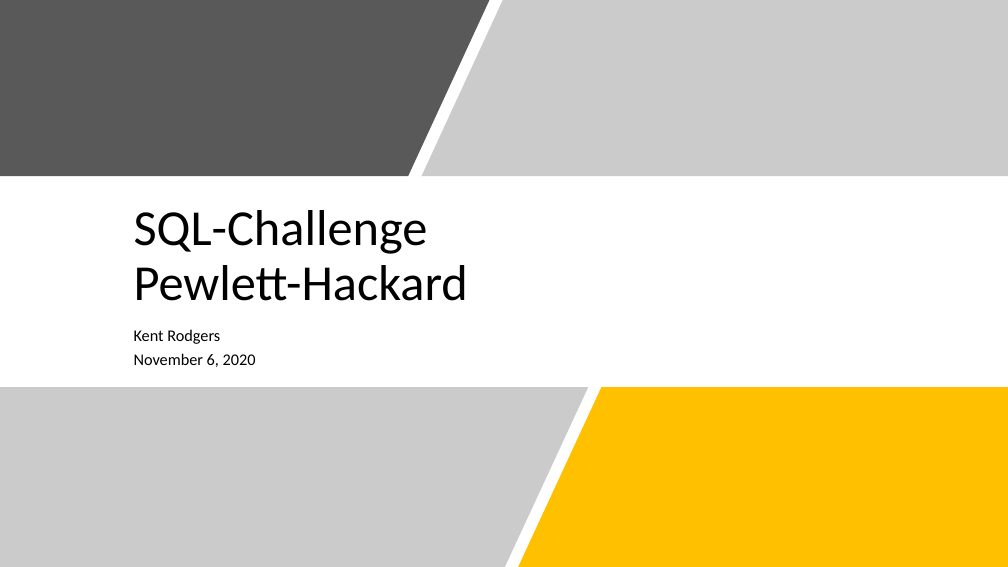
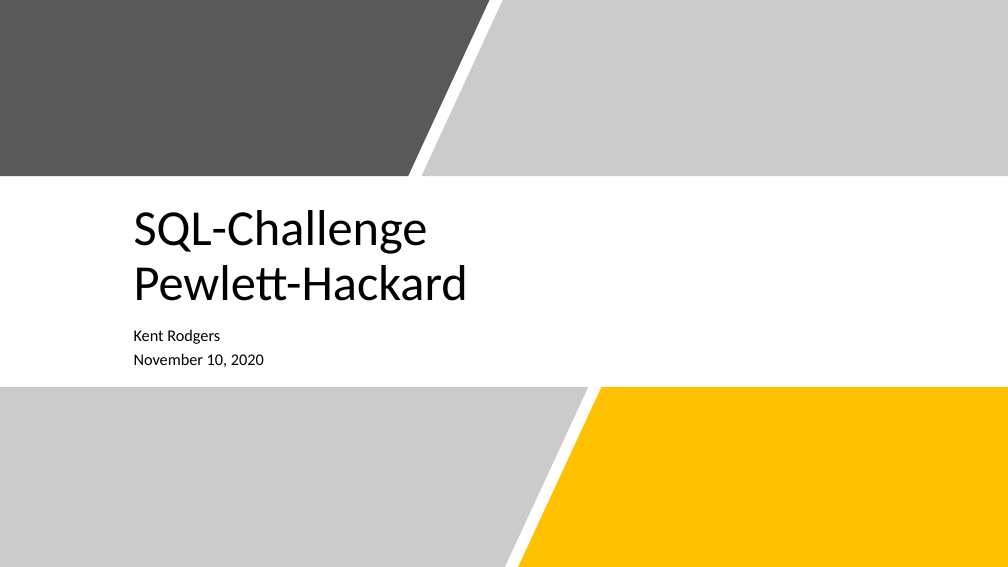
Before and after one commit to rodgerskent/sql-challenge, a slide deck: slide 1 of Rodgers_Pitchbook_PewlettHackard.pptx. Drawn at 1008x567 pixels with LibreOffice and Linux fonts; fonts in the diff are those of the drawing. Boxes give left, top, right and bottom in pixels: in the first picture for what was removed or moved away, otherwise in the second. Text is boxed around its words. In the diff, an @@ line names an element or a change of style, - is before the commit and + after.

```diff
--- a/Rodgers_Pitchbook_PewlettHackard.pptx
+++ b/Rodgers_Pitchbook_PewlettHackard.pptx
@@ subtitle at bbox=[134, 353, 264, 367]: text changed @@
-November 6, 2020
+November 10, 2020
```
Also in this commit, not shown: 3 slides added, 2 slides removed, 1 other file.
